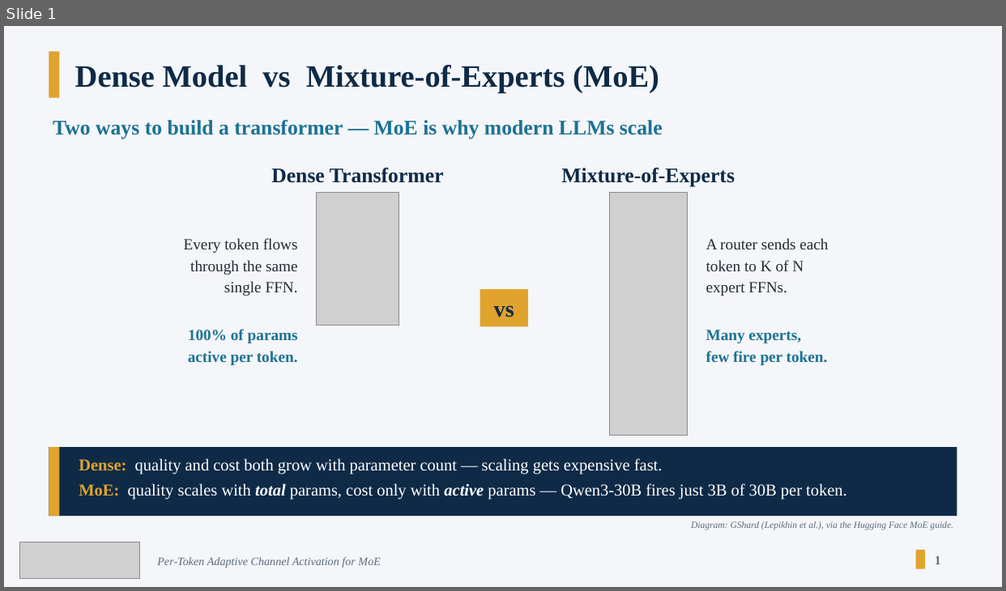
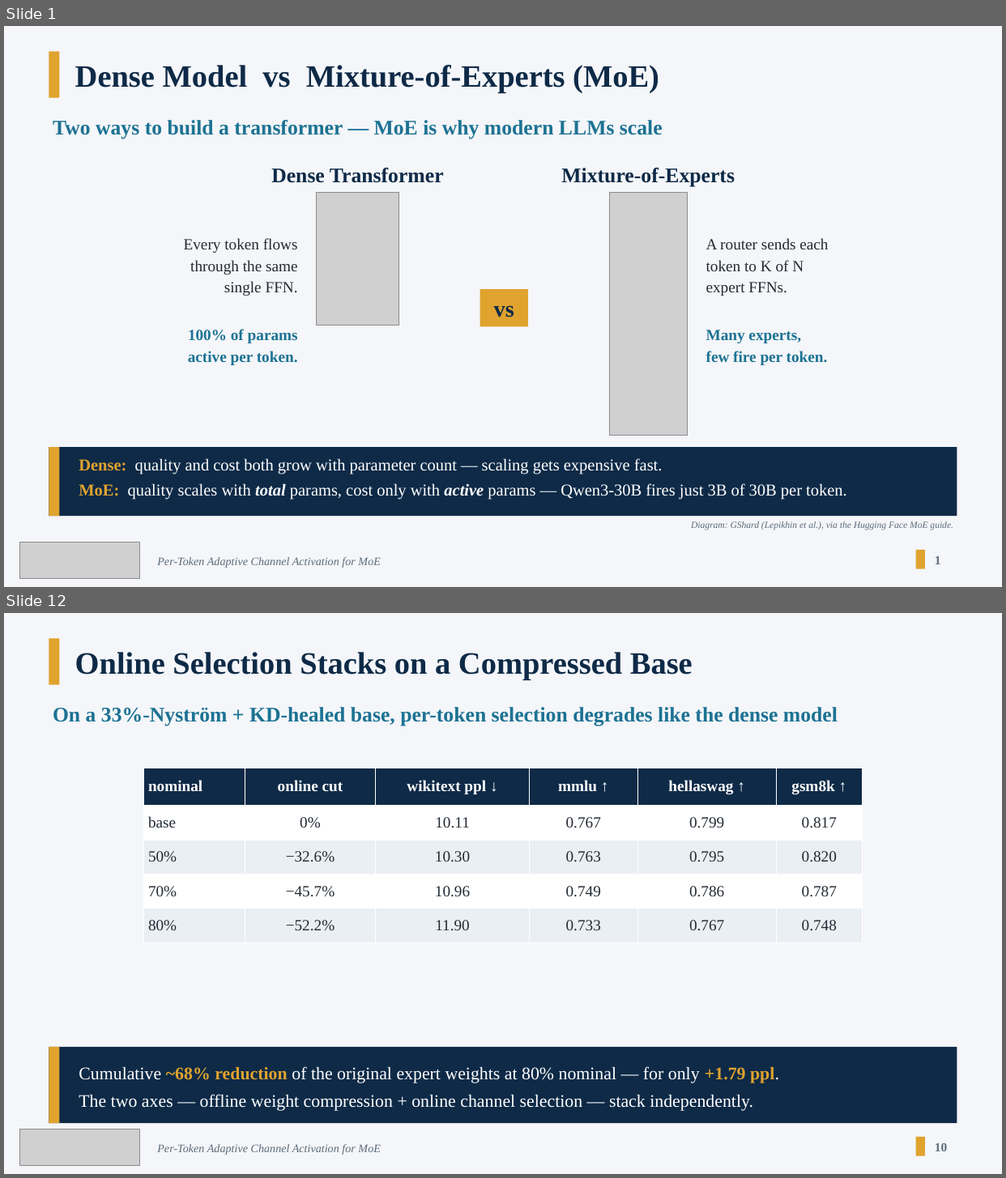
Before and after one commit to olokevin/moe-compression, a slide deck: docs/presentation/Yequan_26_Intro.pptx. Shown one above the other, each under a label of ours: slide 1 before the commit, slides 1 and 12 after it; the slides between them are not shown. The pictures are 1006x591 and 1006x1178 pixels, drawn with LibreOffice and Linux fonts; fonts in the diff are those of the drawing; grey boxes stand for pictures. Boxes give left, top, right and bottom in pixels: in the first picture for what was removed or moved away, otherwise in the second. Text is boxed around its words. In the diff, an @@ line names an element or a change of style, - is before the commit and + after.

```diff
--- a/docs/presentation/Yequan_26_Intro.pptx
+++ b/docs/presentation/Yequan_26_Intro.pptx
@@ slide 12 added at (4, 613, 1002, 1174), background #F4F6F9 @@
@@ rectangle added at (49, 638, 59, 685), fill #E0A32E @@
@@ text added at (75, 652, 692, 680), 30 pt, text #0E2A47, bold @@
+Online Selection Stacks on a Compressed Base
@@ text added at (53, 707, 837, 726), 20 pt, text #1C7293, bold @@
+On a 33%-Nyström + KD-healed base, per-token selection degrades like the dense model
@@ table added at (144, 768, 863, 943), 5 rows, 6 columns @@
+nominal | online cut | wikitext ppl ↓ | mmlu ↑ | hellaswag ↑ | gsm8k ↑
+base | 0% | 10.11 | 0.767 | 0.799 | 0.817
+50% | −32.6% | 10.30 | 0.763 | 0.795 | 0.820
+70% | −45.7% | 10.96 | 0.749 | 0.786 | 0.787
+80% | −52.2% | 11.90 | 0.733 | 0.767 | 0.748
@@ rectangle added at (49, 1047, 957, 1123), fill #0E2A47 @@
@@ rectangle added at (49, 1047, 59, 1123), fill #E0A32E @@
@@ text added at (79, 1067, 779, 1111), 17 pt, text #FFFFFF @@
+Cumulative ~68% reduction of the original expert weights at 80% nominal — for only +1.79 ppl.
+The two axes — offline weight compression + online channel selection — stack independently.
@@ picture added at (19, 1130, 139, 1165) @@
@@ text added at (157, 1144, 380, 1155), 11 pt, text #5C6B7A, italic @@
+Per-Token Adaptive Channel Activation for MoE
@@ rectangle added at (916, 1137, 925, 1157), fill #E0A32E @@
@@ text added at (935, 1144, 947, 1152), 12 pt, text #5C6B7A, bold @@
+10
```
Also in this commit, not shown: 1 slide changed, 11 other slides added, 39 other files.
